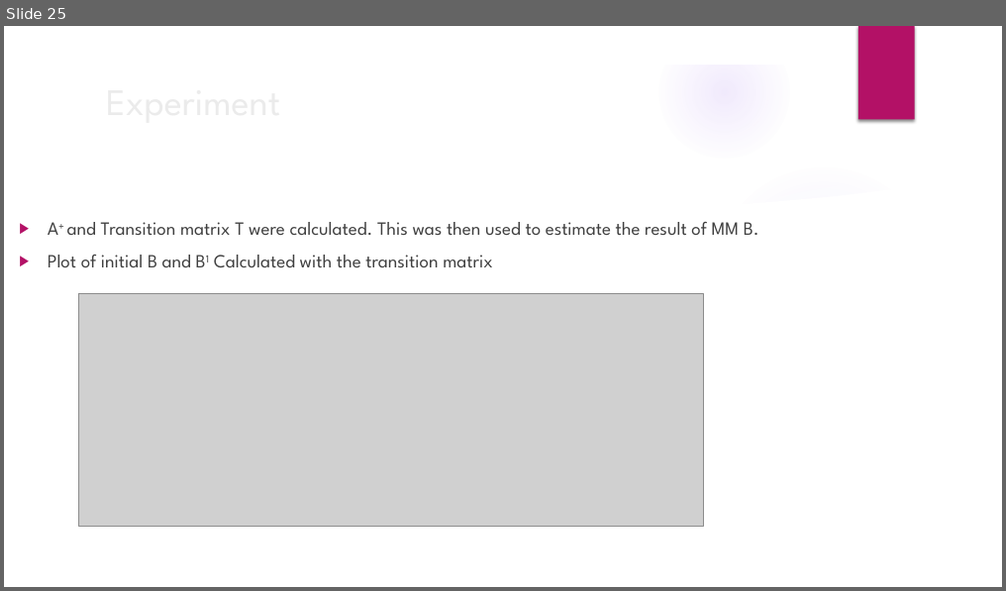
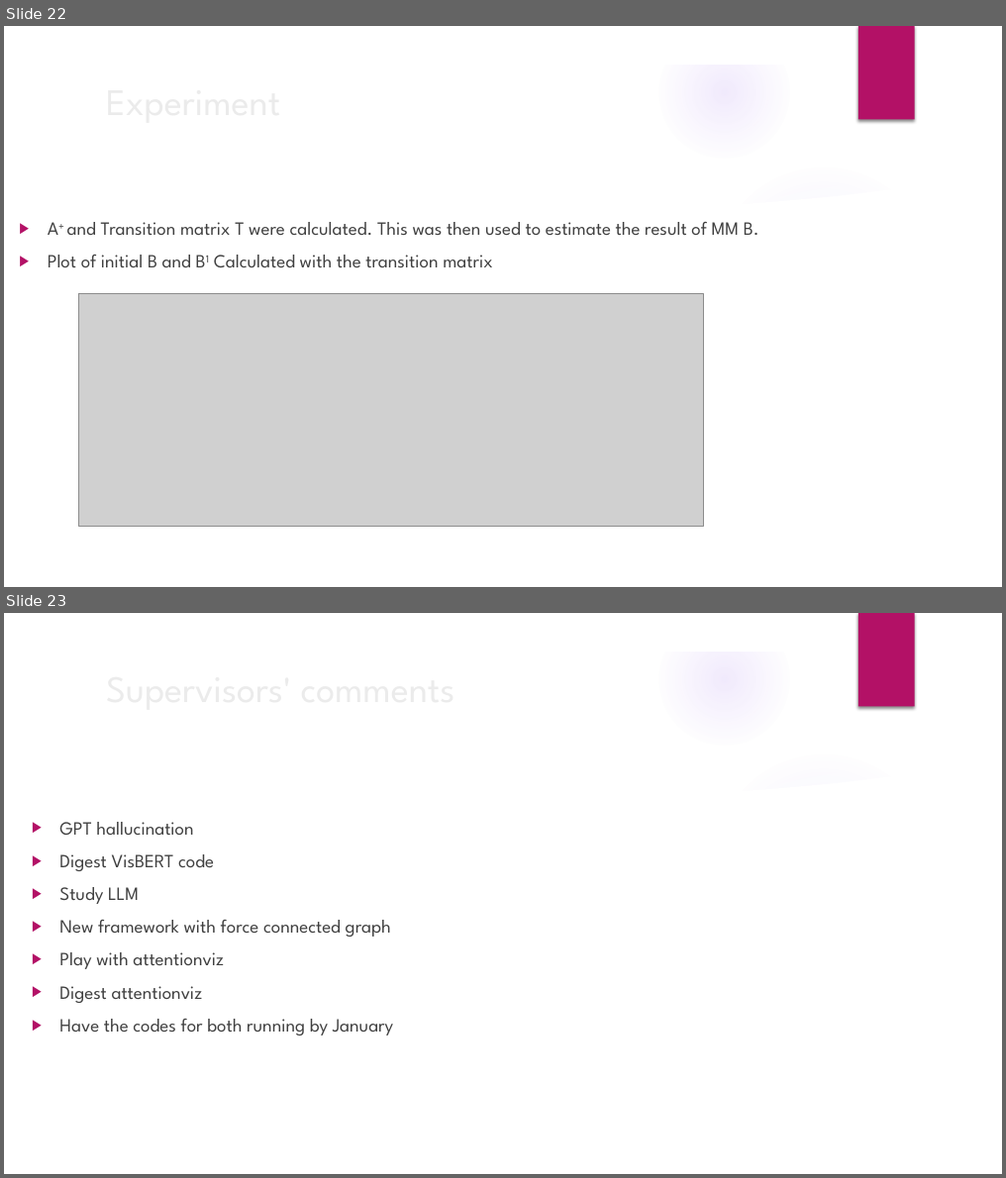
Before and after one commit to Lanre9799/PHD-explainable-AI-with-visual-analytics, a slide deck: PHD Progression 5.pptx. Shown one above the other, each under a label of ours: slide 25 before the commit, slides 22 and 23 after it. The pictures are 1006x591 and 1006x1178 pixels, drawn with LibreOffice and Linux fonts; fonts in the diff are those of the drawing; grey boxes stand for pictures; background and template pictures are left out. Boxes give left, top, right and bottom in pixels: in the first picture for what was removed or moved away, otherwise in the second. Text is boxed around its words. In the diff, an @@ line names an element or a change of style, - is before the commit and + after.

```diff
--- a/PHD Progression 5.pptx
+++ b/PHD Progression 5.pptx
@@ slide 23 added at (4,613,1002,1174), background picture (left out); not listed: 9 template elements that a slide beside it also shows @@
@@ title added at (98,692,801,773), 36 pt, text #EBEBEB @@
+Supervisors' comments
@@ text added at (59,822,393,1036), 18 pt, text #404040 @@
+▶ GPT hallucination
+▶ Digest VisBERT code
+▶ Study LLM
+▶ New framework with force connected graph
+▶ Play with attentionviz
+▶ Digest attentionviz
+▶ Have the codes for both running by January
@@ what was slide 25 is now slide 22 @@
```
Also in this commit, not shown: 3 slides removed.
